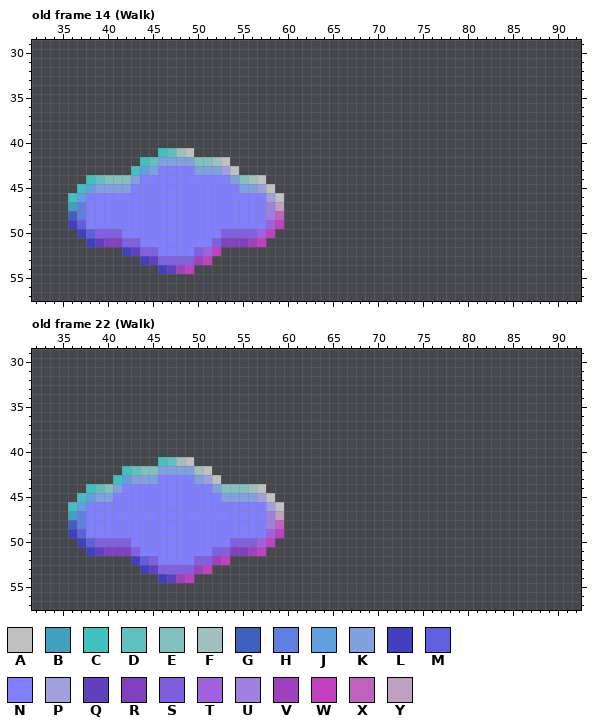
Edited in one commit: pixel-art file (art/player/Spaceman_v2.aseprite). The picture above is the old version.
96x96 pixels, 45 frames. Shown: old frame 14 (Walk): x 32..92, y 29..57; old frame 22 (Walk): x 32..92, y 29..57. The commit also changed other frames, which this record leaves out.
Palette (. is transparent): A #c0c0bf  B #40a0bf  C #40c0bf  D #60c0bf  E #80c0bf  F #a0c0bf  G #4060bf  H #6080df  J #60a0df  K #80a0df  L #4040bf  M #6060df  N #8080ff  P #a0a0df  Q #6040bf  R #8040bf  S #8060df  T #a060df  U #a080df  V #a040bf  W #c040bf  X #c060bf  Y #c0a0bf
Pixels before, old frame 14 (Walk), first column x 36:
41 ..........CDFA..........
42 ........CDKKKKEEFA......
43 .......CJKNNNNKKKPA.....
44 ..CDEEEKNNNNNNNNNNKEFA..
45 .CJKKKKNNNNNNNNNNNNKKPA.
46 CJNNNNNNNNNNNNNNNNNNNNPA
47 BHNNNNNNNNNNNNNNNNNNNNUY
48 GHNNNNNNNNNNNNNNNNNNNNUX
49 LMNNNNNNNNNNNNNNNNNNNNTW
50 .LMSSSNNNNNNNNNNNSSSSTW.
51 ..LQRRSSNNNNNNNNSRRRVW..
52 ......LQSSNNNNSTW.......
53 ........LQSSSSVW........
54 ..........LQVW..........
Pixels before, old frame 22 (Walk), first column x 36:
41 ..........CDFA..........
42 ......CDEEKKKKFA........
43 .....CJKKKNNNNKPA.......
44 ..CDEKNNNNNNNNNNKEEEFA..
45 .CJKKNNNNNNNNNNNNKKKKPA.
46 CJNNNNNNNNNNNNNNNNNNNNPA
47 BHNNNNNNNNNNNNNNNNNNNNUY
48 GHNNNNNNNNNNNNNNNNNNNNUX
49 LMNNNNNNNNNNNNNNNNNNNNTW
50 .LMSSSSNNNNNNNNNNNSSSTW.
51 ..LQRRRSNNNNNNNNSSRRVW..
52 .......LMSNNNNSSVW......
53 ........LQSSSSVW........
54 ..........LQVW..........
After:
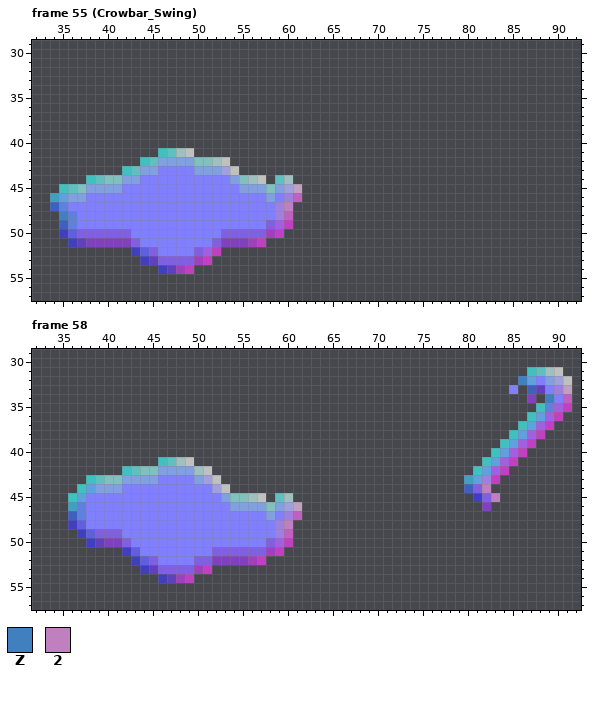
Colours new in this view: Z #4080bf  2 #c080bf
A new or re-ordered frame is compared with the old frame closest to it.
From the commit log: Add crowbar swing animation. Start on inventory.
The edit:
frames 45 -> 60
layer "Flattened" now shown
Changed rows in their new state; - is an unchanged pixel.
Frame 55 (Crowbar_Swing) is new; against old frame 14 (Walk), layer "Flattened_NormalGenerated":
first column x 34:
43 --------CDK-----------------
44 --------K----------------DF-
45 -CDEK---N--------------KEKPY
46 BJKK--------------------KNUX
47 GHNN--------------------NU2-
48 -ZHN--------------------NUX-
49 -GHN--------------------STW-
50 -LMSS---S--------------SVW--
51 --LQRR--R-------------------
52 --------.LM-----------------
Frame 58 is new; against old frame 22 (Walk), layer "Flattened_NormalGenerated":
first column x 36:
31 ---------------------------------------------------CDFA-
32 --------------------------------------------------ZJNKPA
33 -------------------------------------------------N-GQNUY
34 ---------------------------------------------------R-ZNX
35 ----------------------------------------------------CHTW
36 ---------------------------------------------------CJTW-
37 --------------------------------------------------CJTW--
38 -------------------------------------------------CJTW---
39 ------------------------------------------------CJTW----
40 -----------------------------------------------CJTW-----
41 ----------------------------------------------CJTW------
42 ---------------------------------------------CJTW-------
43 --CDEEK-------------------------------------BJUW--------
44 -CJKK-----------PA....----------------------GS2---------
45 CJNNN-------------EEFA.DF--------------------LS2--------
46 BH----------------KKKKEKPY--------------------R---------
47 G---------------------KNUX------------------------------
48 LM--------------------NU2-------------------------------
49 .LMSSS----------------NUX-------------------------------
50 -.LQRR------------NNNNSTW-------------------------------
51 --....LM----------SSSSVW--------------------------------
52 ----------------RRRRVW----------------------------------
Pixel boxes of the changes (left, top, right, bottom) in both pictures:
changed: (50, 166, 149, 256)
changed: (257, 175, 302, 238)
added: (464, 367, 572, 511)
changed: (68, 475, 140, 556)
changed: (212, 484, 302, 565)
